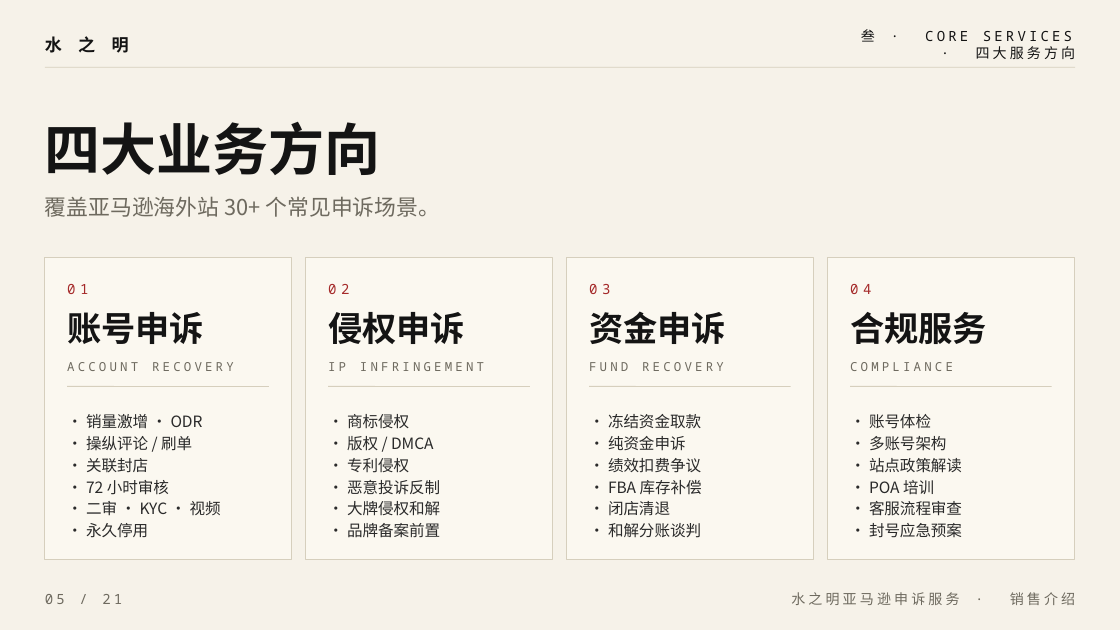
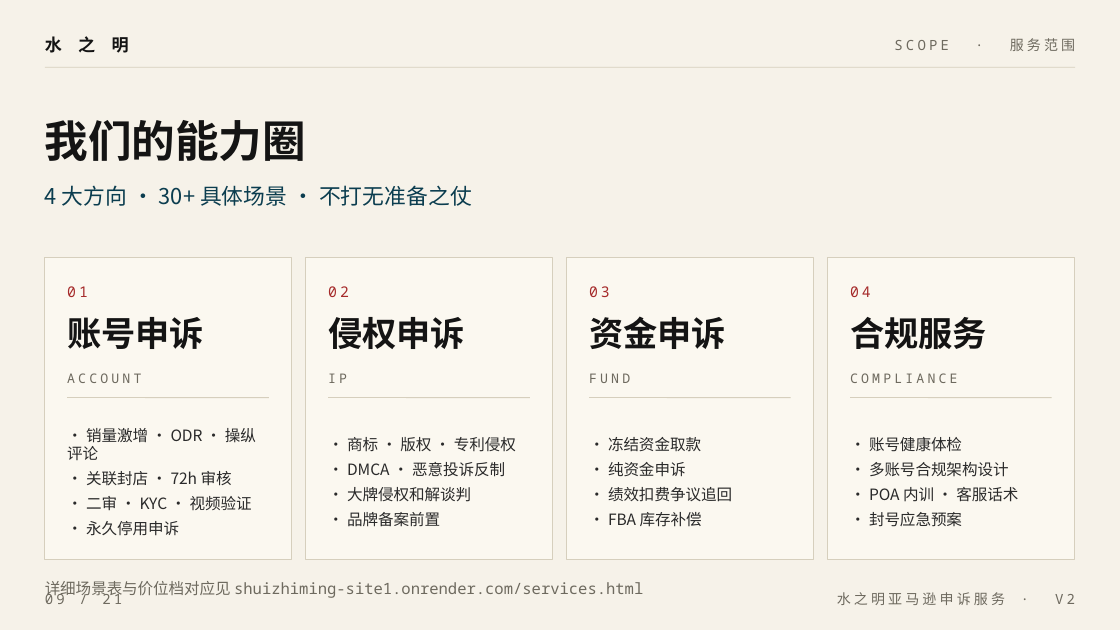
Before and after one commit to chenfei125/shuizhiming-site1, a slide deck: slide 9 of 水之明销售介绍.pptx (slide 5 before the commit). Drawn at 1120x630 pixels with LibreOffice and Linux fonts; fonts in the diff are those of the drawing. Boxes give left, top, right and bottom in pixels: in the first picture for what was removed or moved away, otherwise in the second. Text is boxed around its words. In the diff, an @@ line names an element or a change of style, - is before the commit and + after.

```diff
--- a/水之明销售介绍.pptx
+++ b/水之明销售介绍.pptx
@@ text at (x1=894, y1=38, x2=1075, y2=51): text changed; text colour #141414 to #6E6A5F @@
-叁 · CORE SERVICES · 四大服务方向
+SCOPE · 服务范围
@@ text at (x1=45, y1=120, x2=306, y2=161): text changed; size 36 to 28 pt @@
-四大业务方向
+我们的能力圈
@@ text at (x1=45, y1=185, x2=472, y2=206): text changed; text colour #6E6A5F to #0B3D4F @@
-覆盖亚马逊海外站 30+ 个常见申诉场景。
+4 大方向 · 30+ 具体场景 · 不打无准备之仗
@@ size 9 to 9.5 pt, letter spacing 3 to 2 pt in 4 elements at (x1=328, y1=286, x2=349, y2=297), (x1=589, y1=286, x2=610, y2=297), (x1=850, y1=286, x2=871, y2=297), (x1=67, y1=286, x2=88, y2=297) @@
@@ 4 texts moved together from (x1=67, y1=311, x2=987, y2=344) to (x1=67, y1=316, x2=987, y2=349) @@
@@ text at (x1=67, y1=373, x2=141, y2=383): text changed; size 8 to 8.5 pt @@
-ACCOUNT RECOVERY
+ACCOUNT
@@ text at (x1=328, y1=373, x2=347, y2=383): text changed; size 8 to 8.5 pt @@
-IP INFRINGEMENT
+IP
@@ text at (x1=589, y1=373, x2=630, y2=383): text changed; size 8 to 8.5 pt @@
-FUND RECOVERY
+FUND
@@ text "COMPLIANCE" at (x1=850, y1=373, x2=958, y2=383): size 8 to 8.5 pt @@
@@ text "· 商标 · 版权 · ..." moved from (x1=347, y1=414, x2=440, y2=538) to (x1=347, y1=437, x2=516, y2=527) @@
@@ text "· 冻结资金取款" moved from (x1=608, y1=414, x2=702, y2=538) to (x1=608, y1=437, x2=732, y2=527) @@
@@ 4 lines, 1 text moved together from (x1=67, y1=362, x2=1052, y2=386) to (x1=67, y1=373, x2=1052, y2=398) @@
@@ text "· 账号健康体检" moved from (x1=869, y1=414, x2=962, y2=538) to (x1=869, y1=437, x2=1018, y2=527) @@
@@ text at (x1=67, y1=428, x2=256, y2=536): text changed @@
-· 销量激增 · ODR
-· 操纵评论 / 刷单
-· 关联封店
-· 72 小时审核
-· 二审 · KYC · 视频
-· 永久停用
+· 销量激增 · ODR · 操纵评论
+· 关联封店 · 72h 审核
+· 二审 · KYC · 视频验证
+· 永久停用申诉
@@ text at (x1=347, y1=437, x2=516, y2=502): text changed @@
-· 商标侵权
-· 版权 / DMCA
-· 专利侵权
-· 恶意投诉反制
-· 大牌侵权和解
+· 商标 · 版权 · 专利侵权
+· DMCA · 恶意投诉反制
+· 大牌侵权和解谈判
@@ text at (x1=608, y1=437, x2=702, y2=527): more space between paragraphs @@
@@ text at (x1=869, y1=437, x2=1018, y2=502): text changed @@
-· 账号体检
-· 多账号架构
-· 站点政策解读
-· POA 培训
-· 客服流程审查
+· 账号健康体检
+· 多账号合规架构设计
+· POA 内训 · 客服话术
@@ text at (x1=608, y1=487, x2=732, y2=502): text changed @@
-· 绩效扣费争议
+· 绩效扣费争议追回
@@ text at (x1=608, y1=501, x2=701, y2=538): paragraphs removed @@
-· 闭店清退
-· 和解分账谈判
@@ text at (x1=347, y1=512, x2=440, y2=527): more space between paragraphs @@
@@ text at (x1=869, y1=512, x2=962, y2=527): more space between paragraphs @@
@@ text at (x1=45, y1=591, x2=122, y2=604): text changed @@
-05 / 21
+09 / 21
@@ text added at (x1=45, y1=581, x2=643, y2=599), 10 pt, text #6E6A5F @@
+详细场景表与价位档对应见 shuizhiming-site1.onrender.com/services.html
@@ text at (x1=837, y1=592, x2=1075, y2=605): text changed @@
-水之明亚马逊申诉服务 · 销售介绍
+水之明亚马逊申诉服务 · V2
```
Also in this commit, not shown: 5 other slides changed, 15 slides added, 15 slides removed, 1 other file.
